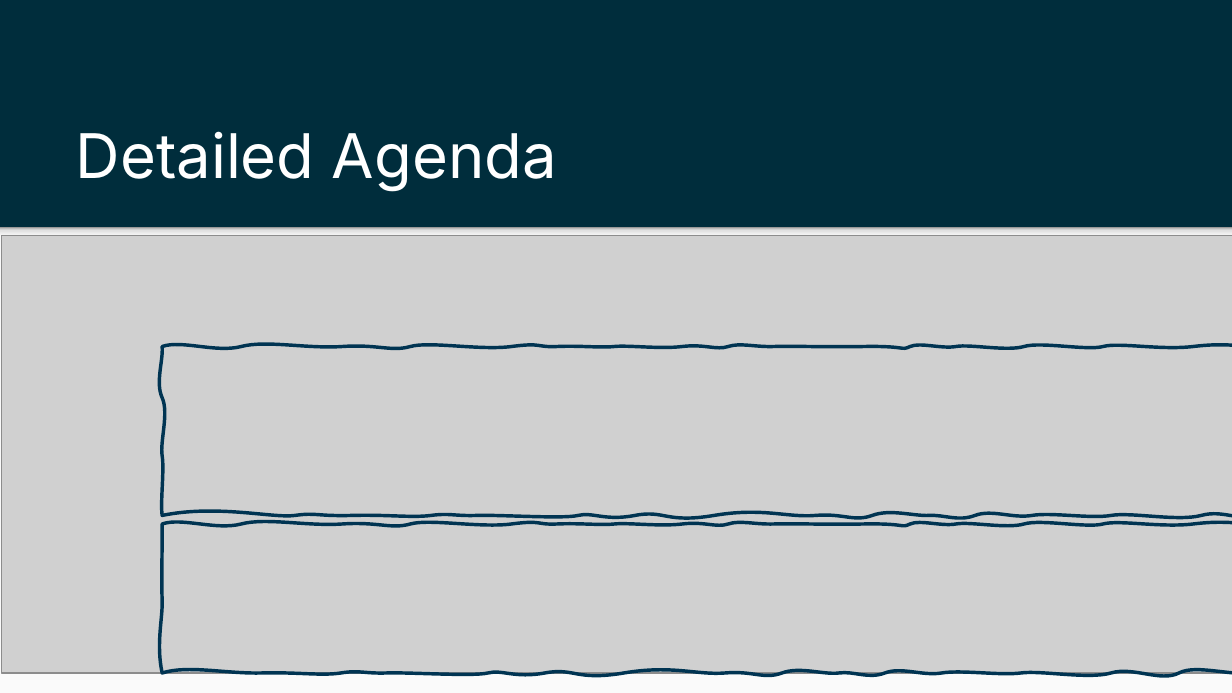
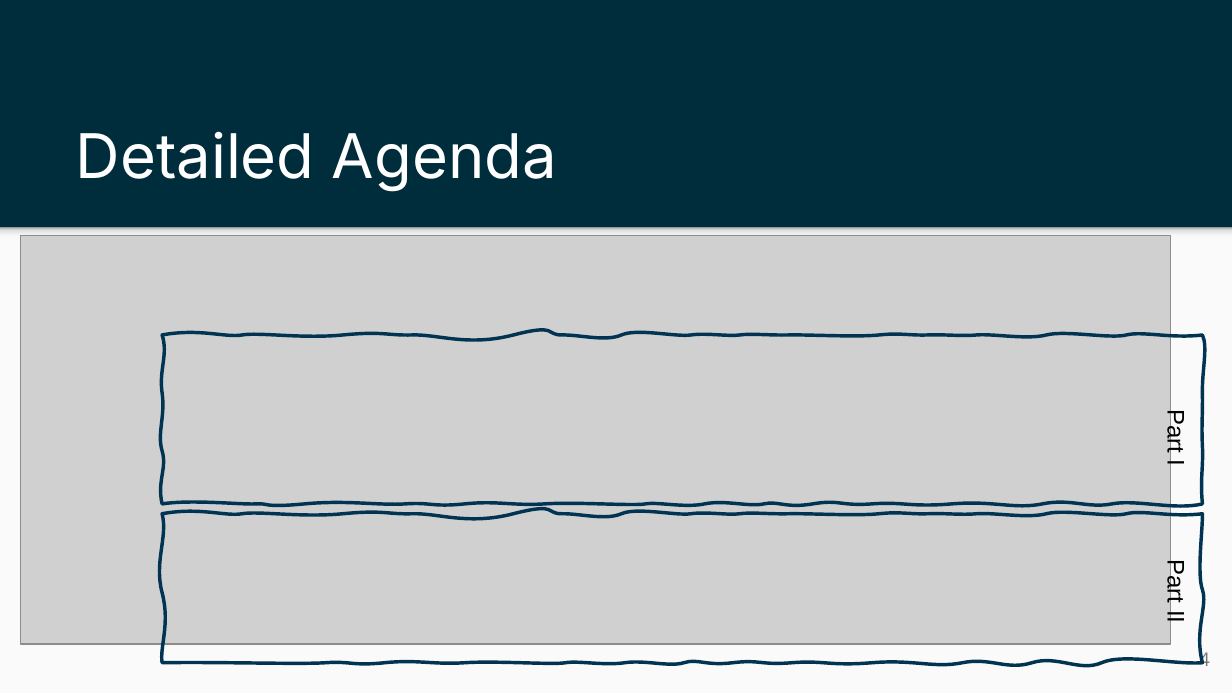
Before and after one commit to ietf-wg-nmop/IETF-Meetings, a slide deck: slide 4 of interim-092024/nmop-chairs-slides.pptx. Drawn at 1232x693 pixels with LibreOffice and Linux fonts; fonts in the diff are those of the drawing; grey boxes stand for pictures. Boxes give left, top, right and bottom in pixels: in the first picture for what was removed or moved away, otherwise in the second. Text is boxed around its words. In the diff, an @@ line names an element or a change of style, - is before the commit and + after.

Commit message:
fix weird formatting

```diff
--- a/interim-092024/nmop-chairs-slides.pptx
+++ b/interim-092024/nmop-chairs-slides.pptx
@@ picture: place and size @@
-picture at <box>1,235,1232,673</box>
+picture at <box>21,235,1170,644</box>
@@ freeform shape: place and size @@
-freeform shape at <box>163,346,1232,515</box>
+freeform shape at <box>163,335,1202,504</box>
@@ text "Part I" rewrapped from <box>1222,396,1232,479</box> to <box>1163,413,1190,467</box> @@
@@ freeform shape: place and size @@
-freeform shape at <box>163,524,1232,673</box>
+freeform shape at <box>163,514,1202,663</box>
@@ text "Part II" rewrapped from <box>1222,547,1232,636</box> to <box>1163,563,1190,623</box> @@
```
